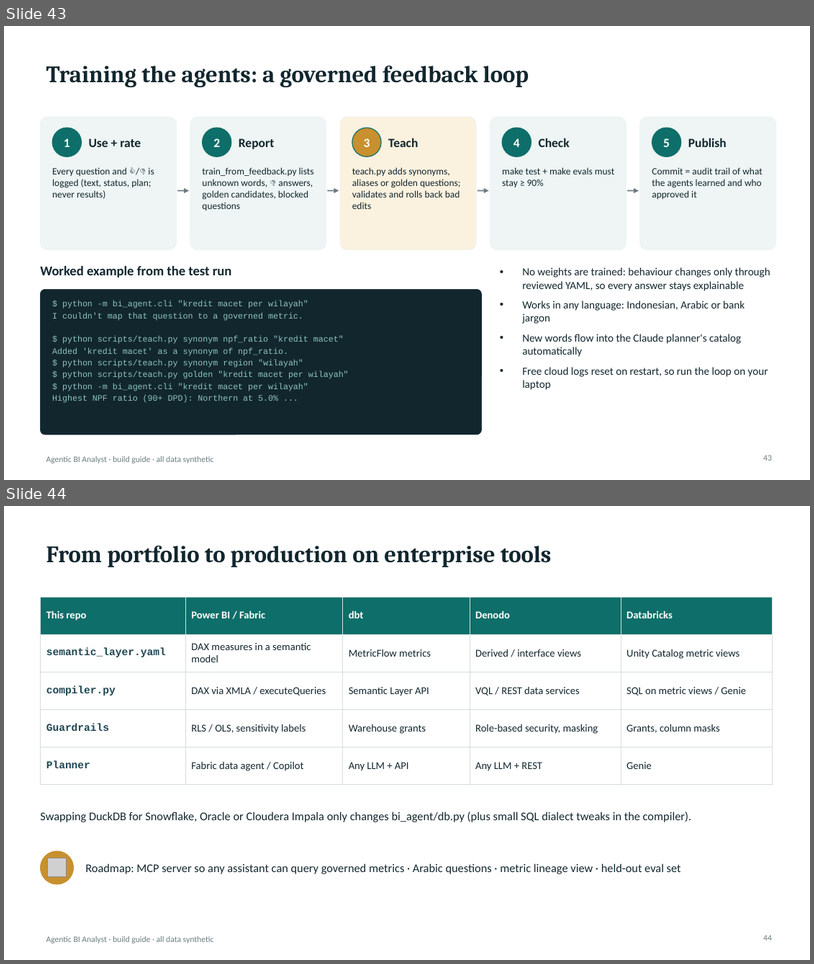
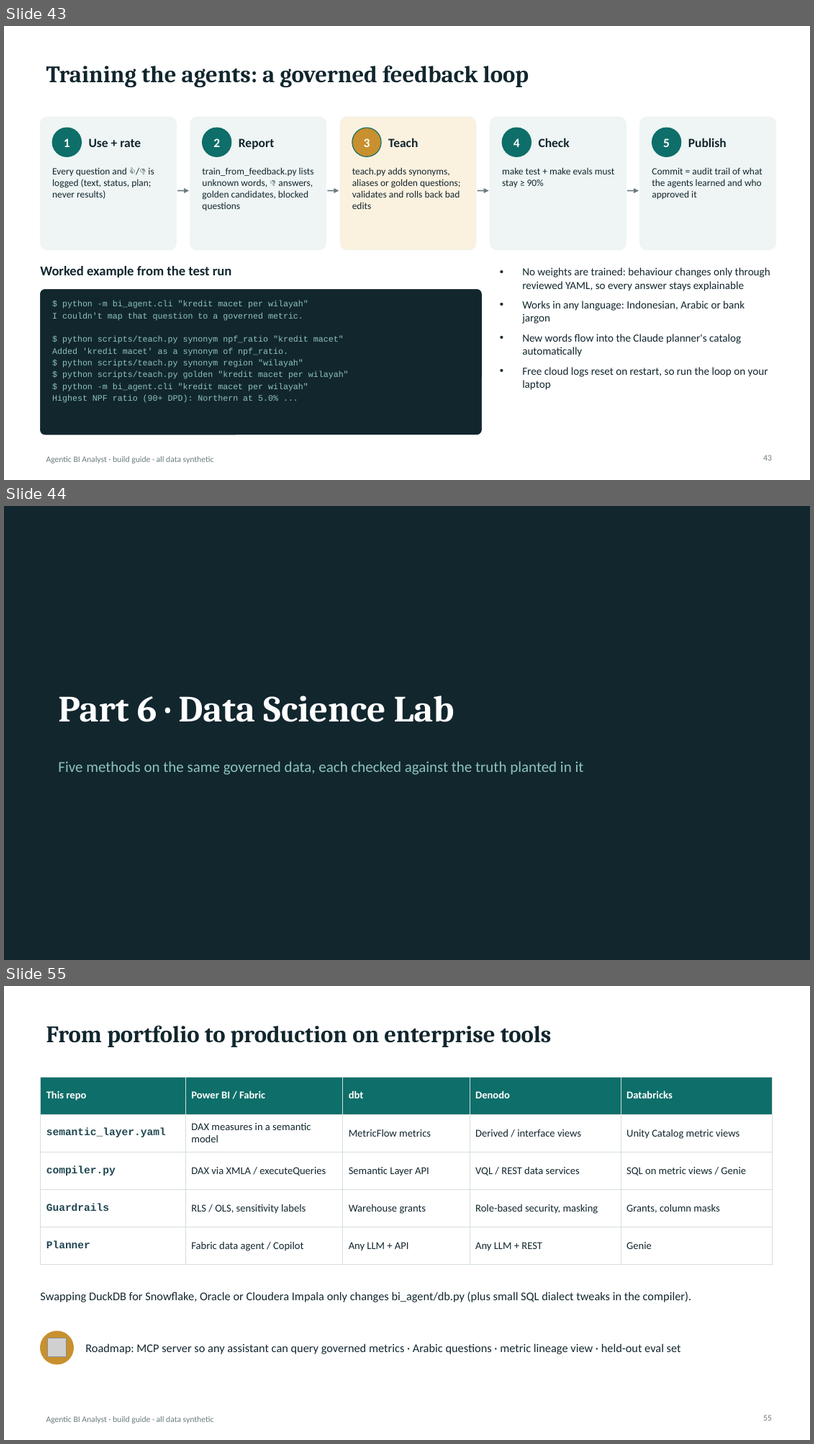
Before and after one commit to vickarzz/agentic-bi-analyst, a slide deck: docs/presentation/Agentic_BI_Analyst_Build_Guide.pptx. Shown one above the other, each under a label of ours: slides 43 and 44 before the commit, slides 43, 44 and 55 after it; the slides between them are not shown. The pictures are 814x964 and 814x1444 pixels, drawn with LibreOffice and Linux fonts; fonts in the diff are those of the drawing; grey boxes stand for pictures. Boxes give left, top, right and bottom in pixels: in the first picture for what was removed or moved away, otherwise in the second. Text is boxed around its words. In the diff, an @@ line names an element or a change of style, - is before the commit and + after.

Commit message:
Add Data Science Lab: causal inference, churn model, forecasting, A/B testing, segmentation

```diff
--- a/docs/presentation/Agentic_BI_Analyst_Build_Guide.pptx
+++ b/docs/presentation/Agentic_BI_Analyst_Build_Guide.pptx
@@ slide 44 added at <box>4,506,810,960</box>, background #12262E @@
@@ title added at <box>58,695,455,722</box>, 44 pt, text #FFFFFF, bold @@
+Part 6 · Data Science Lab
@@ text added at <box>58,761,584,775</box>, 18 pt, text #8CC3BD @@
+Five methods on the same governed data, each checked against the truth planted in it
@@ what was slide 44 is now slide 55 @@
@@ page number at <box>764,1414,772,1420</box>: text changed @@
-44
+55
```
Also in this commit, not shown: 10 slides changed, 10 other slides added, 47 other files.
